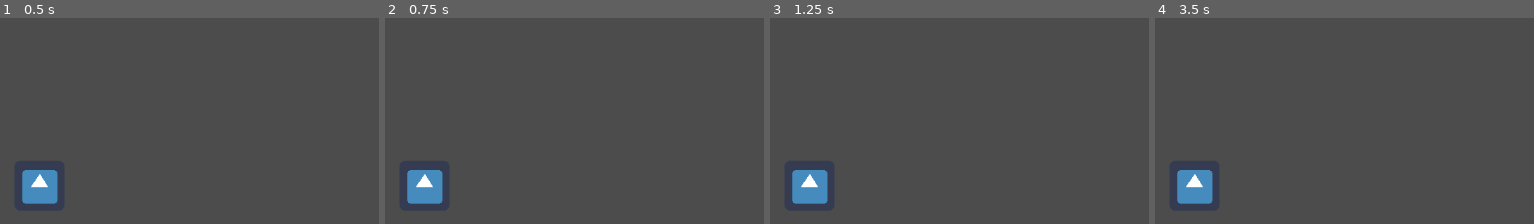
Above: before the commit, frames 1-4 (left to right).
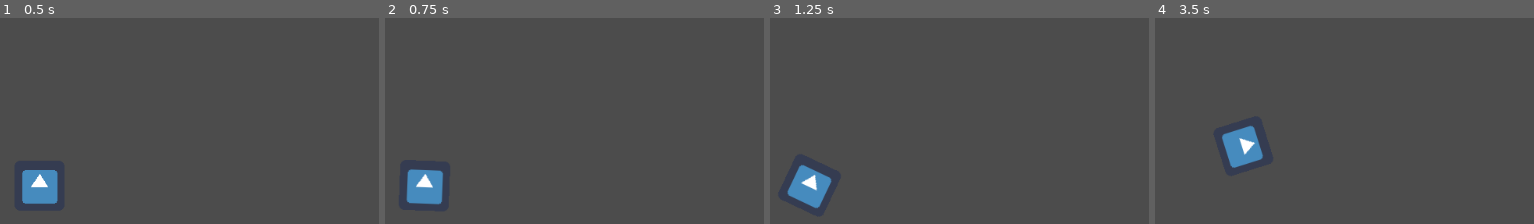
Above: after the commit, the same moments.

Repository: fbrunet99/GravityBreak
Game: Godot game, scene res://space.tscn
The game is run twice, just before and just after one commit, with the same random seed, the same clock (stepped at 60 frames per second) and the same inputs. The engine's default icon, where the game draws it, is replaced by a stand-in: a white triangle on a blue panel in a dark square.
Inputs:
- Up to frame 1 (0.5 s): no input
- Up to frame 2 (0.75 s): tap Enter at 0.5 s; hold Right (ui_right) from 0.53 s (still down)
- Up to frame 3 (1.25 s): keep holding Right (ui_right)
- Up to frame 4 (3.5 s): release Right (ui_right) at 1.28 s; hold Left (ui_left) 1.28-2.03 s; tap Space (ui_thrust) at 2 s; hold Right (ui_right) 2.03-2.78 s; hold Space (ui_thrust) from 2.78 s (still down)

Frame 1 is identical in both runs. In frame 2, 0.1% of the frame differs, in the area x 5-16%, y 73-91%; in frame 3, 0.6%; in frame 4, 3.1%, in the area x 5-29%, y 51-91%.

Commit message:
Got Rigid body working on ship

Diff:
--- a/src/ship.gd
+++ b/src/ship.gd
@@ -1,56 +1,9 @@
-# Ship
+# Ship Area
 extends Node2D
-
-const ROTATE_LEFT = 0
-const ROTATE_RIGHT = 1
-const ROTATE_SPEED = 3
-
-var _angle = 0
-
-var thrust = Vector2(0, 250)
-var torque = 20000
-
-func _ready():
-	_angle = 0
-
-
-#func _process(delta):
-#	if (Input.is_action_pressed("ui_left")):
-#		rotate(ROTATE_LEFT)
-#	elif (Input.is_action_pressed("ui_right")):
-#		rotate(ROTATE_RIGHT)
-
-
-func _integrate_forces(state):
-	print("input")
-
-	if Input.is_action_pressed("ui_up"):
-		print("thrust")
-		self.applied_force = thrust.rotated(rotation)
-	else:
-		self.applied_force = Vector2()
-	var rotation_dir = 0
-	if Input.is_action_pressed("ui_right"):
-		rotation_dir += 1
-	if Input.is_action_pressed("ui_left"):
-		rotation_dir -= 1
-
-	self.applied_torque = rotation_dir * torque
-
-
 
 func _input(_event):
 	pass
 
 
-func rotate(dir):
-	if dir == ROTATE_LEFT:
-		_angle -= ROTATE_SPEED
-	elif dir == ROTATE_RIGHT:
-		_angle += ROTATE_SPEED
-
-	$ShipBody.set_rotation_degrees(_angle)
-
-
 func thrust():
 	print("thrust")
--- a/src/ship.tscn
+++ b/src/ship.tscn
@@ -1,7 +1,8 @@
-[gd_scene load_steps=5 format=2]
+[gd_scene load_steps=6 format=2]
 
 [ext_resource path="res://ship.gd" type="Script" id=1]
 [ext_resource path="res://icon.png" type="Texture" id=2]
+[ext_resource path="res://ship_body.gd" type="Script" id=3]
 
 [sub_resource type="RectangleShape2D" id=1]
 extents = Vector2( 16, 20 )
@@ -20,6 +21,7 @@
 [node name="ShipBody" type="RigidBody2D" parent="."]
 gravity_scale = 0.0
 contact_monitor = true
+script = ExtResource( 3 )
 
 [node name="ShipShape" type="CollisionShape2D" parent="ShipBody"]
 shape = SubResource( 1 )
--- /dev/null
+++ b/src/ship_body.gd
@@ -0,0 +1,23 @@
+extends RigidBody2D
+
+
+var thrust = Vector2(0, -250)
+var torque = 500
+
+func _ready():
+	pass
+
+
+func _integrate_forces(state):
+
+	if Input.is_action_pressed("ui_thrust"):
+		applied_force = thrust.rotated(rotation)
+	else:
+		applied_force = Vector2()
+	var rotation_dir = 0
+	if Input.is_action_pressed("ui_right"):
+		rotation_dir += 1
+	if Input.is_action_pressed("ui_left"):
+		rotation_dir -= 1
+#
+	self.applied_torque = rotation_dir * torque
